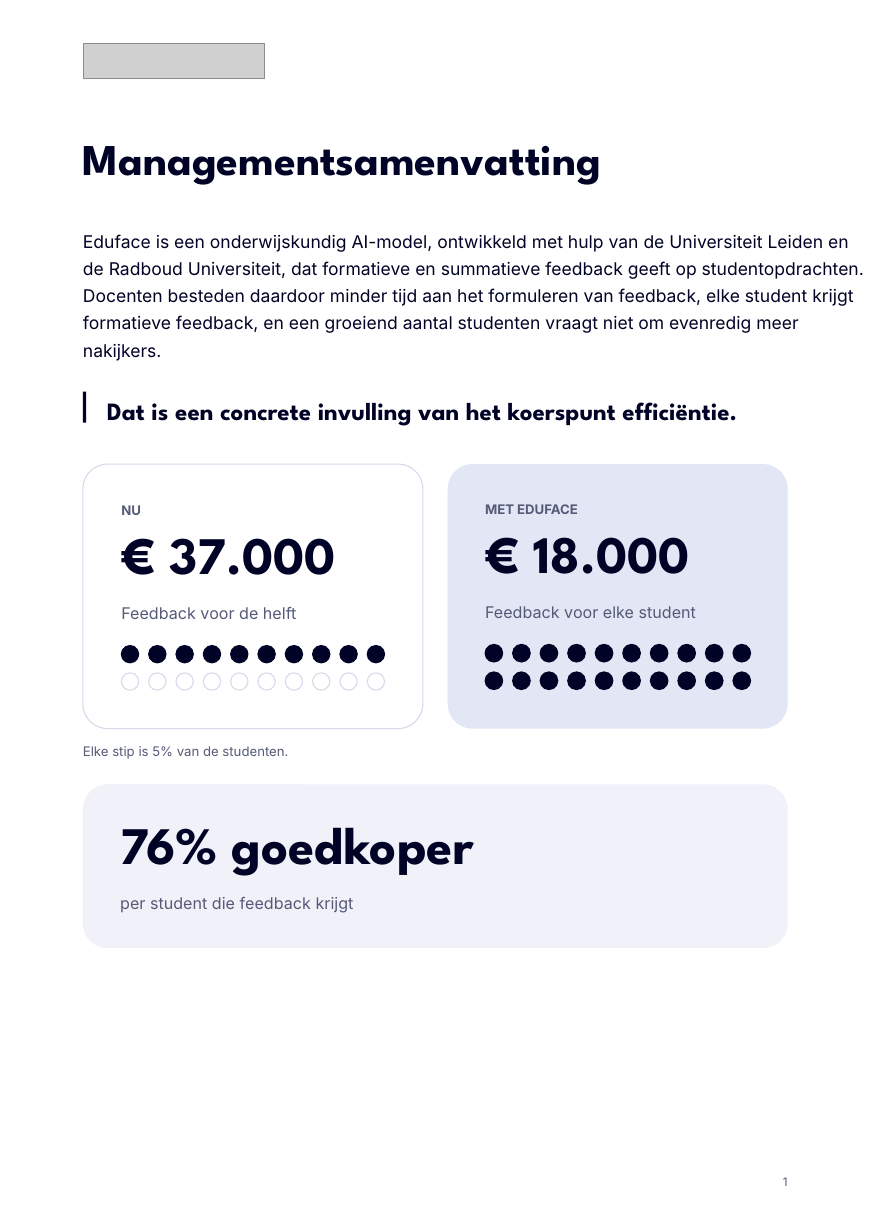
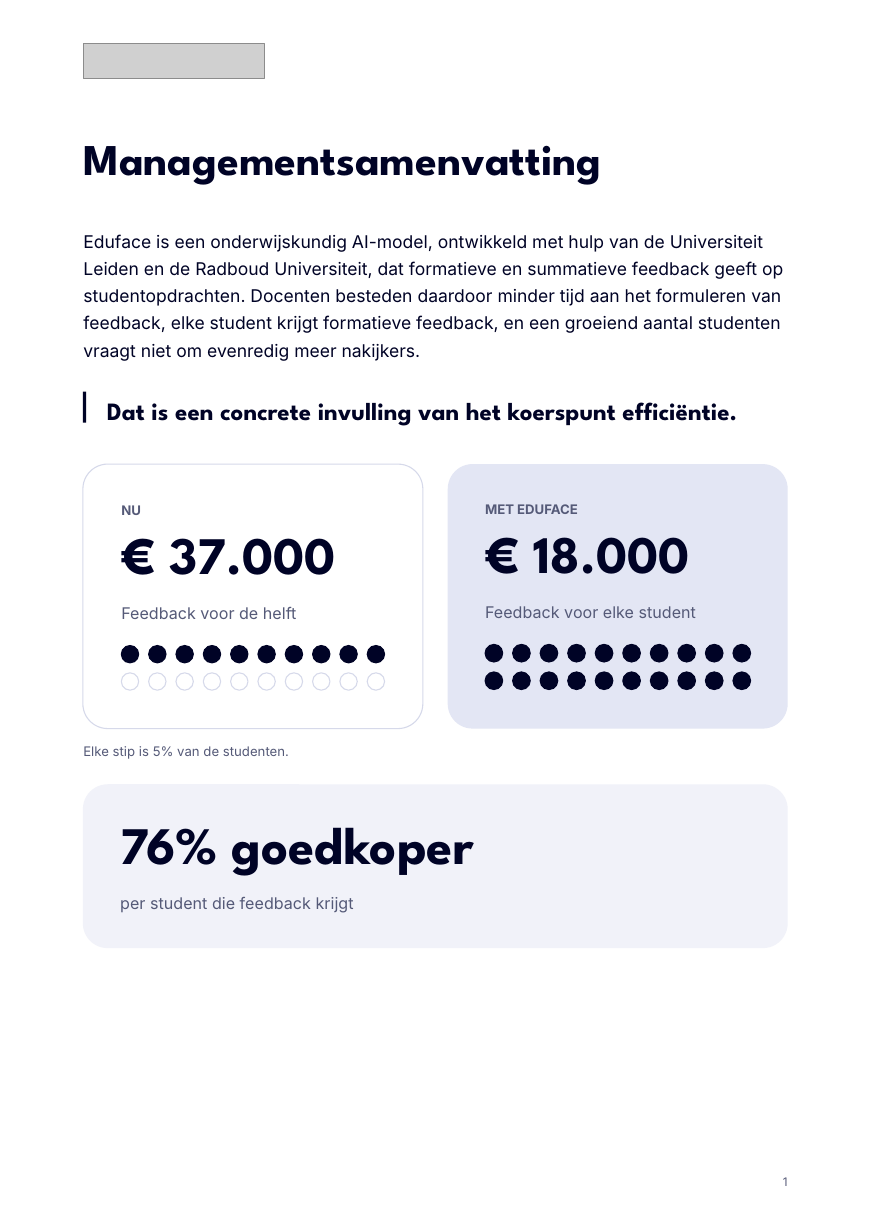
Before and after one commit to Dante-Eduface/Claude, a slide deck: slide 1 of Design/Concepts/document/eduface-document-bewerkbaar.pptx. Drawn at 871x1232 pixels with LibreOffice and Linux fonts; fonts in the diff are those of the drawing; grey boxes stand for pictures. Boxes give left, top, right and bottom in pixels: in the first picture for what was removed or moved away, otherwise in the second. Text is boxed around its words. In the diff, an @@ line names an element or a change of style, - is before the commit and + after.

```diff
--- a/Design/Concepts/document/eduface-document-bewerkbaar.pptx
+++ b/Design/Concepts/document/eduface-document-bewerkbaar.pptx
@@ text "Eduface is een onderwijskundig AI-model, ..." rewrapped from (83,234,864,361) to (83,234,783,361) @@
```
Also in this commit, not shown: 5 other slides changed, 2 other files.
